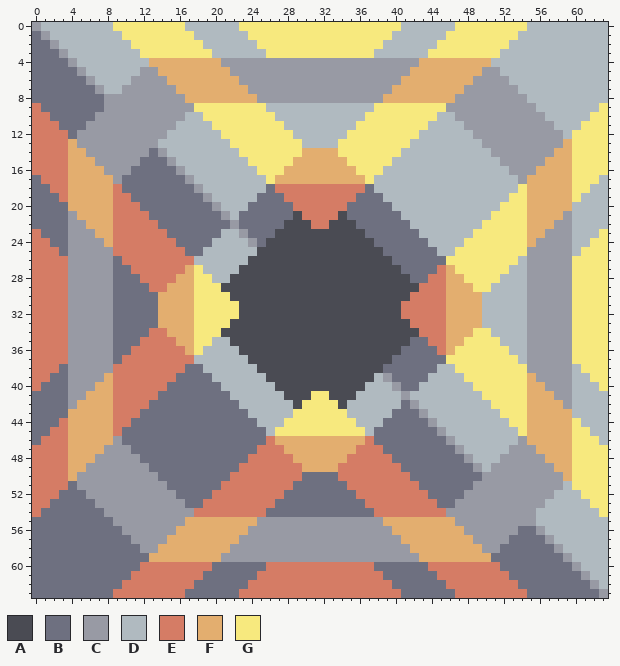
Two versions of one pixel-art sprite, sprites/blocks/production/surge/surge-smelter-i.png. The picture above is the old version.
The file is 64x64 pixels.
Palette (. is transparent): A #4a4b53  B #6e7080  C #989aa4  D #b0bac0  E #d57c65  F #e3ae6f  G #f7e97e
Pixels before (only the part around the change), first column x 0:
 0 CDDDDDDDDGGGGGGGGDDDDDDGGGGGGGGGGGGGGGGGGDDDDDDGGGGGGGGDDDDDDDDD
 1 BCDDDDDDDDGGGGGGGGDDDDDDGGGGGGGGGGGGGGGGDDDDDDGGGGGGGGDDDDDDDDDD
 2 BBCDDDDDDDDGGGGGGGGDDDDDDGGGGGGGGGGGGGGDDDDDDGGGGGGGGDDDDDDDDDDD
 3 BBBCDDDDDDDDGGGGGGGGDDDDDDGGGGGGGGGGGGDDDDDDGGGGGGGGDDDDDDDDDDDD
 4 BBBBCDDDDDDDDFFFFFFFFCCCCCCCCCCCCCCCCCCCCCCFFFFFFFFDDDDDDDDDDDDD
 5 BBBBBCDDDDDDCCFFFFFFFFCCCCCCCCCCCCCCCCCCCCFFFFFFFFCCDDDDDDDDDDDD
 6 BBBBBBCDDDDCCCCFFFFFFFFCCCCCCCCCCCCCCCCCCFFFFFFFFCCCCDDDDDDDDDDD
 7 BBBBBBBCDDCCCCCCFFFFFFFFCCCCCCCCCCCCCCCCFFFFFFFFCCCCCCDDDDDDDDDD
 8 BBBBBBBBCCCCCCCCCFFFFFFFFCCCCCCCCCCCCCCFFFFFFFFCCCCCCCCDDDDDDDDD
 9 EBBBBBBBCCCCCCCCCCGGGGGGGGDDDDDDDDDDDDGGGGGGGGCCCCCCCCCCDDDDDDDG
10 EEBBBBBCCCCCCCCCCDDGGGGGGGGDDDDDDDDDDGGGGGGGGDDCCCCCCCCCCDDDDDGG
11 EEEBBBCCCCCCCCCCDDDDGGGGGGGGDDDDDDDDGGGGGGGGDDDDCCCCCCCCCCDDDGGG
12 EEEEBCCCCCCCCCCDDDDDDGGGGGGGGDDDDDDGGGGGGGGDDDDDDCCCCCCCCCCDGGGG
13 EEEEFCCCCCCCCCDDDDDDDDGGGGGGGGDDDDGGGGGGGGDDDDDDDDCCCCCCCCCFGGGG
14 EEEEFFCCCCCCCBCDDDDDDDDGGGGGGGFFFFGGGGGGGDDDDDDDDDDCCCCCCCFFGGGG
15 EEEEFFFCCCCCBBBCDDDDDDDDGGGGGFFFFFFGGGGGDDDDDDDDDDDDCCCCCFFFGGGG
16 EEEEFFFFCCCBBBBBCDDDDDDDDGGGFFFFFFFFGGGDDDDDDDDDDDDDDCCCFFFFGGGG
17 BEEEFFFFFCBBBBBBBCDDDDDDDDGFFFFFFFFFFGDDDDDDDDDDDDDDDDCFFFFFGGGD
18 BBEEFFFFFEBBBBBBBBCDDDDDDDBEEEEEEEEEEBDDDDDDDDDDDDDDDDGFFFFFGGDD
19 BBBEFFFFFEEBBBBBBBBCDDDDDBBBEEEEEEEEBBBDDDDDDDDDDDDDDGGFFFFFGDDD
20 BBBBFFFFFEEEBBBBBBBBCDDDBBBBBEEEEEEBBBBBDDDDDDDDDDDDGGGFFFFFDDDD
21 BBBBCFFFFEEEEBBBBBBBBCDBBBBBBAEEEEABBBBBBDDDDDDDDDDGGGGFFFFCDDDD
22 BBBBCCFFFEEEEEBBBBBBBBCBBBBBAAAEEAAABBBBBBDDDDDDDDGGGGGFFFCCDDDD
23 EBBBCCCFFEEEEEEBBBBBBDDCBBBAAAAAAAAAABBBBBBDDDDDDGGGGGGFFCCCDDDG
24 EEBBCCCCFEEEEEEEBBBBDDDDCBAAAAAAAAAAAABBBBBBDDDDGGGGGGGFCCCCDDGG
25 EEEBCCCCCEEEEEEEEBBDDDDDDAAAAAAAAAAAAAABBBBBBDDGGGGGGGGCCCCCDGGG
26 EEEECCCCCBEEEEEEEEDDDDDDAAAAAAAAAAAAAAAABBBBBBGGGGGGGGDCCCCCGGGG
27 EEEECCCCCBBEEEEEEFGDDDDAAAAAAAAAAAAAAAAAABBBBEFGGGGGGDDCCCCCGGGG
28 EEEECCCCCBBBEEEEFFGGDDAAAAAAAAAAAAAAAAAAAABBEEFFGGGGDDDCCCCCGGGG
29 EEEECCCCCBBBBEEFFFGGGAAAAAAAAAAAAAAAAAAAAAAEEEFFFGGDDDDCCCCCGGGG
30 EEEECCCCCBBBBBFFFFGGGGAAAAAAAAAAAAAAAAAAAAEEEEFFFFDDDDDCCCCCGGGG
31 EEEECCCCCBBBBBFFFFGGGGGAAAAAAAAAAAAAAAAAAEEEEEFFFFDDDDDCCCCCGGGG
32 EEEECCCCCBBBBBFFFFGGGGGAAAAAAAAAAAAAAAAAAEEEEEFFFFDDDDDCCCCCGGGG
33 EEEECCCCCBBBBBFFFFGGGGAAAAAAAAAAAAAAAAAAAAEEEEFFFFDDDDDCCCCCGGGG
34 EEEECCCCCBBBBEEFFFGGGAAAAAAAAAAAAAAAAAAAAAAEEEFFFGGDDDDCCCCCGGGG
35 EEEECCCCCBBBEEEEFFGGDDAAAAAAAAAAAAAAAAAAAABBEEFFGGGGDDDCCCCCGGGG
36 EEEECCCCCBBEEEEEEFGDDDDAAAAAAAAAAAAAAAAAABBBBEFGGGGGGDDCCCCCGGGG
37 EEEECCCCCBEEEEEEEEDDDDDDAAAAAAAAAAAAAAAABBBBBBGGGGGGGGDCCCCCGGGG
38 EEEBCCCCCEEEEEEEEBBDDDDDDAAAAAAAAAAAAAABBBBBBDDGGGGGGGGCCCCCDGGG
39 EEBBCCCCFEEEEEEEBBBBDDDDDDAAAAAAAAAAAADCBBBBDDDDGGGGGGGFCCCCDDGG
40 EBBBCCCFFEEEEEEBBBBBBDDDDDDAAAAAAAAAADDDCBBDDDDDDGGGGGGFFCCCDDDG
41 BBBBCCFFFEEEEEBBBBBBBBDDDDDDAAAGGAAADDDDDCDDDDDDDDGGGGGFFFCCDDDD
42 BBBBCFFFFEEEEBBBBBBBBBBDDDDDDAGGGGADDDDDDBCDDDDDDDDGGGGFFFFCDDDD
43 BBBBFFFFFEEEBBBBBBBBBBBBDDDDDGGGGGGDDDDDBBBCDDDDDDDDGGGFFFFFDDDD
44 BBBEFFFFFEEBBBBBBBBBBBBBBDDDGGGGGGGGDDDBBBBBCDDDDDDDDGGFFFFFGDDD
45 BBEEFFFFFEBBBBBBBBBBBBBBBBDGGGGGGGGGGDBBBBBBBCDDDDDDDDGFFFFFGGDD
46 BEEEFFFFFCBBBBBBBBBBBBBBBBEFFFFFFFFFFEBBBBBBBBCDDDDDDDCFFFFFGGGD
47 EEEEFFFFCCCBBBBBBBBBBBBBBEEEFFFFFFFFEEEBBBBBBBBCDDDDDCCCFFFFGGGG
48 EEEEFFFCCCCCBBBBBBBBBBBBEEEEEFFFFFFEEEEEBBBBBBBBCDDDCCCCCFFFGGGG
49 EEEEFFCCCCCCCBBBBBBBBBBEEEEEEEFFFFEEEEEEEBBBBBBBBCDCCCCCCCFFGGGG
50 EEEEFCCCCCCCCCBBBBBBBBEEEEEEEEBBBBEEEEEEEEBBBBBBBBCCCCCCCCCFGGGG
51 EEEEBCCCCCCCCCCBBBBBBEEEEEEEEBBBBBBEEEEEEEEBBBBBBCCCCCCCCCCDGGGG
52 EEEBBBCCCCCCCCCCBBBBEEEEEEEEBBBBBBBBEEEEEEEEBBBBCCCCCCCCCCDDDGGG
53 EEBBBBBCCCCCCCCCCBBEEEEEEEEBBBBBBBBBBEEEEEEEEBBCCCCCCCCCCDDDDDGG
54 EBBBBBBBCCCCCCCCCCEEEEEEEEBBBBBBBBBBBBEEEEEEEECCCCCCCCCCDDDDDDDG
55 BBBBBBBBBCCCCCCCCFFFFFFFFCCCCCCCCCCCCCCFFFFFFFFCCCCCCCCCDDDDDDDD
56 BBBBBBBBBBCCCCCCFFFFFFFFCCCCCCCCCCCCCCCCFFFFFFFFCCCCCCBBCDDDDDDD
57 BBBBBBBBBBBCCCCFFFFFFFFCCCCCCCCCCCCCCCCCCFFFFFFFFCCCCBBBBCDDDDDD
58 BBBBBBBBBBBBCCFFFFFFFFCCCCCCCCCCCCCCCCCCCCFFFFFFFFCCBBBBBBCDDDDD
59 BBBBBBBBBBBBBFFFFFFFFCCCCCCCCCCCCCCCCCCCCCCFFFFFFFFBBBBBBBBCDDDD
60 BBBBBBBBBBBBEEEEEEEEBBBBBBEEEEEEEEEEEEBBBBBBEEEEEEEEBBBBBBBBCDDD
61 BBBBBBBBBBBEEEEEEEEBBBBBBEEEEEEEEEEEEEEBBBBBBEEEEEEEEBBBBBBBBCDD
62 BBBBBBBBBBEEEEEEEEBBBBBBEEEEEEEEEEEEEEEEBBBBBBEEEEEEEEBBBBBBBBCD
63 BBBBBBBBBEEEEEEEEBBBBBBEEEEEEEEEEEEEEEEEEBBBBBBEEEEEEEEBBBBBBBBC
Now the later version:
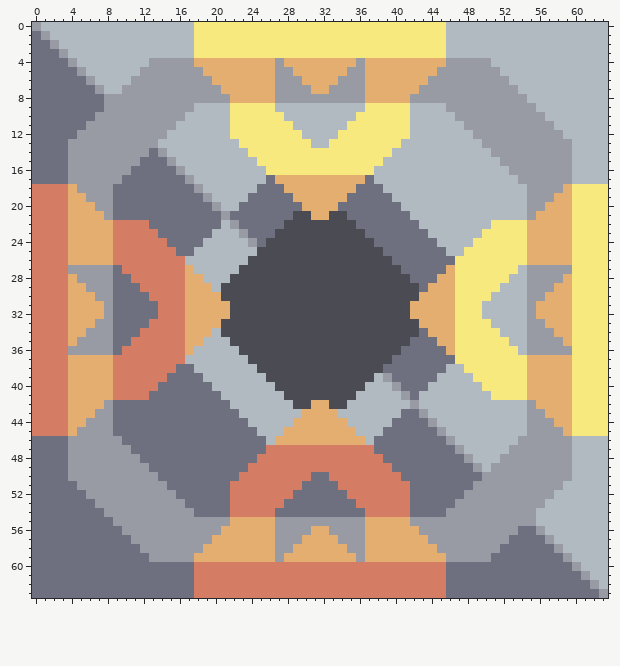
Diff:
Changed rows in their new state; - is an unchanged pixel.
first column x 0:
 0 ---------DDDDDDDD-GGGGG------------------GGGGG-DDDDDDDD---------
 1 ----------DDDDDDDDGGGGGG----------------GGGGGGDDDDDDDD----------
 2 -----------DDDDDDD-GGGGGG--------------GGGGGG-DDDDDDD-----------
 3 ------------DDDDDD--GGGGGG------------GGGGGG--DDDDDD------------
 4 -------------CCCCC---FFFFFF-FFFFFFFF-FFFFFF---CCCCC-------------
 5 --------------CCCCC---FFFFF--FFFFFF--FFFFF---CCCCC--------------
 6 ---------------CCCCC---FFFF---FFFF---FFFF---CCCCC---------------
 7 ----------------CCCCC---FFF----FF----FFF---CCCCC----------------
 8 -----------------CCCCC---FF----------FF---CCCCC-----------------
 9 B-----------------DDDD----G----------G----DDDD-----------------D
10 BB-----------------DDD-----G--------G-----DDD-----------------DD
11 BBB-----------------DD------G------G------DD-----------------DDD
12 BBBB-----------------D-------G----G-------D-----------------DDDD
13 BBBBC-----------------D-------G--G-------D-----------------CDDDD
14 BBBBCC-----------------D------GGGG------D-----------------CCDDDD
15 BBBBCCC-----------------D----GGGGGG----D-----------------CCCDDDD
16 BBBBCCCC-----------------D--GGGGGGGG--D-----------------CCCCDDDD
17 -BBBCCCCC-----------------B----------B-----------------CCCCCDDD-
18 EE---CCCCB---------------B-BFFFFFFFFB-B---------------DCCCC---GG
19 EEE---CCCBB-------------B---BFFFFFFB---B-------------DDCCC---GGG
20 EEEE---CCBBB-----------B-----BFFFFB-----B-----------DDDCC---GGGG
21 EEEEF---CBBBB---------B-------AFFA-------B---------DDDDC---FGGGG
22 EEEEFF-------B-------D---------AA---------B-------D-------FFGGGG
23 -EEEFFF-------B-----D----------------------B-----D-------FFFGGG-
24 --EEFFFF-------B---D------------------------B---D-------FFFFGG--
25 ---EFFFFF-------B-D--------------------------B-D-------FFFFFG---
26 ----FFFFFE-------D----------------------------B-------GFFFFF----
27 ----------E-------D--------------------------B-------G----------
28 ----F------E----E-FD------------------------BF-G----G------F----
29 ----FF------E--EE-FFD----------------------BFF-GG--G------FF----
30 ----FFF------EEEE-FFFA--------------------AFFF-GGGG------FFF----
31 ----FFFF------EEE-FFFFA------------------AFFFF-GGG------FFFF----
32 ----FFFF------EEE-FFFFA------------------AFFFF-GGG------FFFF----
33 ----FFF------EEEE-FFFA--------------------AFFF-GGGG------FFF----
34 ----FF------E--EE-FFD----------------------BFF-GG--G------FF----
35 ----F------E----E-FD------------------------BF-G----G------F----
36 ----------E-------D--------------------------B-------G----------
37 ----FFFFFE-------D----------------------------B-------GFFFFF----
38 ---EFFFFF-------B-D--------------------------B-D-------FFFFFG---
39 --EEFFFF-------B---D------------------------B---D-------FFFFGG--
40 -EEEFFF-------B-----D----------------------B-----D-------FFFGGG-
41 EEEEFF-------B-------D---------AA---------B-------D-------FFGGGG
42 EEEEF---CBBBB---------D-------AFFA-------D---------DDDDC---FGGGG
43 EEEE---CCBBB-----------D-----DFFFFD-----D-----------DDDCC---GGGG
44 EEE---CCCBB-------------D---DFFFFFFD---D-------------DDCCC---GGG
45 EE---CCCCB---------------D-DFFFFFFFFD-D---------------DCCCC---GG
46 -BBBCCCCC-----------------D----------D-----------------CCCCCDDD-
47 BBBBCCCC-----------------B--EEEEEEEE--B-----------------CCCCDDDD
48 BBBBCCC-----------------B----EEEEEE----B-----------------CCCDDDD
49 BBBBCC-----------------B------EEEE------B-----------------CCDDDD
50 BBBBC-----------------B-------E--E-------B-----------------CDDDD
51 BBBB-----------------B-------E----E-------B-----------------DDDD
52 BBB-----------------BB------E------E------BB-----------------DDD
53 BB-----------------BBB-----E--------E-----BBB-----------------DD
54 B-----------------BBBB----E----------E----BBBB-----------------D
55 -----------------CCCCC---FF----------FF---CCCCC-----------------
56 ----------------CCCCC---FFF----FF----FFF---CCCCC----------------
57 ---------------CCCCC---FFFF---FFFF---FFFF---CCCCC---------------
58 --------------CCCCC---FFFFF--FFFFFF--FFFFF---CCCCC--------------
59 -------------CCCCC---FFFFFF-FFFFFFFF-FFFFFF---CCCCC-------------
60 ------------BBBBBB--EEEEEE------------EEEEEE--BBBBBB------------
61 -----------BBBBBBB-EEEEEE--------------EEEEEE-BBBBBBB-----------
62 ----------BBBBBBBBEEEEEE----------------EEEEEEBBBBBBBB----------
63 ---------BBBBBBBB-EEEEE------------------EEEEE-BBBBBBBB---------
Boxes around the changes in both pictures, in picture pixels (x1, y1, x2, y2):
changed: (32, 22, 608, 598)
